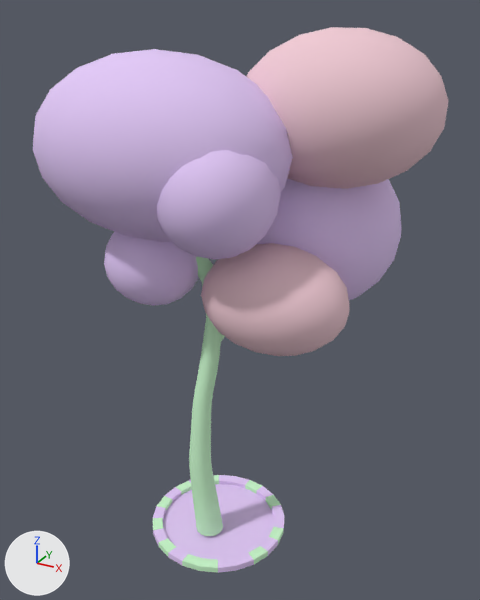
Renders of the FBX model Wiseman/Wiseman/Assets/Meshes/Meshes/Assets/Arbre2.FBX from each side of a commit.
Rendered twice from a 50 mm camera at (0.469, -0.776, 0.812) aimed at (0.038, 0.007, 0.421). Lighting does not change. The marker at lower left points along +X, +Y and +Z. Where no turn or scale is listed for an object, it has been applied to the vertices.

Script lines for the objects in view, before the commit:
```python
me_mesh = bpy.data.meshes.new('Mesh')
me_mesh.from_pydata(...)  # 120 vertices, 214 faces; spans x -0.114..0.114, y -0.114..0.114, z -0.005..0.005
# faces by material slot: [66, 148]
me_mesh.materials.append(mat_one)  # green #caf7cc
me_mesh.materials.append(mat_two)  # purple #e4caf9
me_mesh_001 = bpy.data.meshes.new('Mesh.001')
me_mesh_001.from_pydata(...)  # 1472 vertices, 2858 faces; spans x -0.266..0.264, y -0.162..0.282, z -0.394..0.393
# faces by material slot: [698, 1440, 720]
me_mesh_001.materials.append(mat_one)  # green #caf7cc
me_mesh_001.materials.append(mat_two)  # purple #e4caf9
me_mesh_001.materials.append(mat_three)  # white #f0cad4
ob_arbre002 = bpy.data.objects.new('Arbre002', me_mesh_001)
ob_arbre002.location = (0.016, 0.002, 0.397)
ob_ilot = bpy.data.objects.new('Ilot', me_mesh)
ob_ilot.location = (0.0, 0.0, 0.0)
```
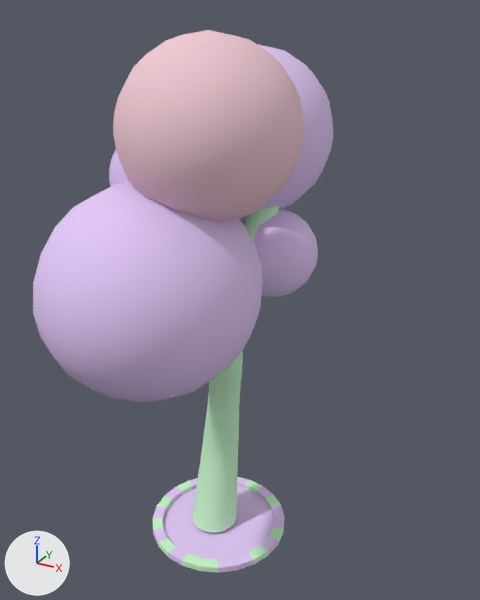
Where the change shows, as pixel boxes (x1, y1, x2, y2) in the pictures (480 x 600 px):
'Arbre002', deleted (purple): before (33, 27, 448, 536)
    faces in mat_two (purple #e4caf9): (33, 49, 402, 306)
    faces in mat_three (white #f0cad4): (201, 27, 448, 356)
    faces in mat_one (green #caf7cc): (189, 257, 225, 536)
'Arbre1', added: after (33, 30, 333, 533)
    faces in mat_two (purple #e4caf9): (33, 44, 333, 402)
    faces in mat_three (white #f0cad4): (113, 30, 304, 223)
    faces in mat_one (green #caf7cc): (192, 206, 280, 533)

The change, as a diff of the scene's bpy script:
```diff
--- a/Wiseman/Wiseman/Assets/Meshes/Meshes/Assets/Arbre2.FBX.py
+++ b/Wiseman/Wiseman/Assets/Meshes/Meshes/Assets/Arbre2.FBX.py
@@ me_mesh_1 @@
+me_mesh_1.from_pydata(...)  # 1472 vertices, 2858 faces; spans x -0.161..0.161, y -0.298..0.298, z -0.394..0.394
+# faces by material slot: [698, 1440, 720]
+me_mesh_1.materials.append(mat_one)  # green #caf7cc
+me_mesh_1.materials.append(mat_two)  # purple #e4caf9
+me_mesh_1.materials.append(mat_three)  # white #f0cad4
@@ ob_arbre002 @@
-ob_arbre002 = bpy.data.objects.new('Arbre002', me_mesh_001)
-ob_arbre002.location = (0.016, 0.002, 0.397)
@@ ob_arbre1 @@
+ob_arbre1 = bpy.data.objects.new('Arbre1', me_mesh_1)
+ob_arbre1.location = (0.016, -0.025, 0.397)
```
